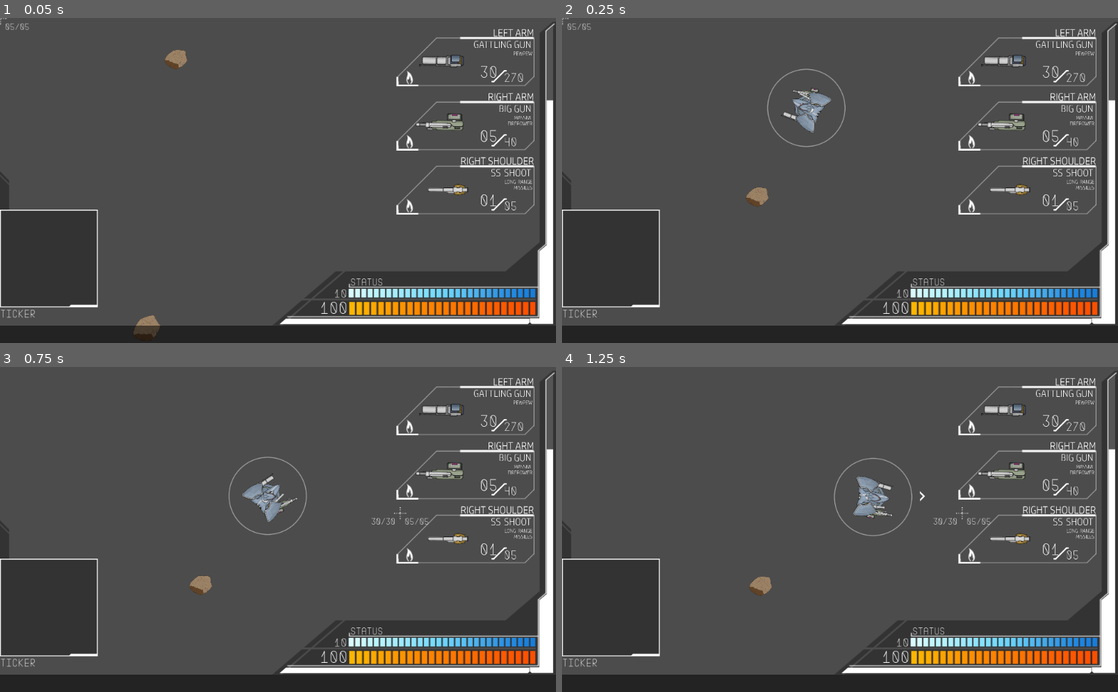
Above: before the commit, frames 1-4 (two rows, left to right).
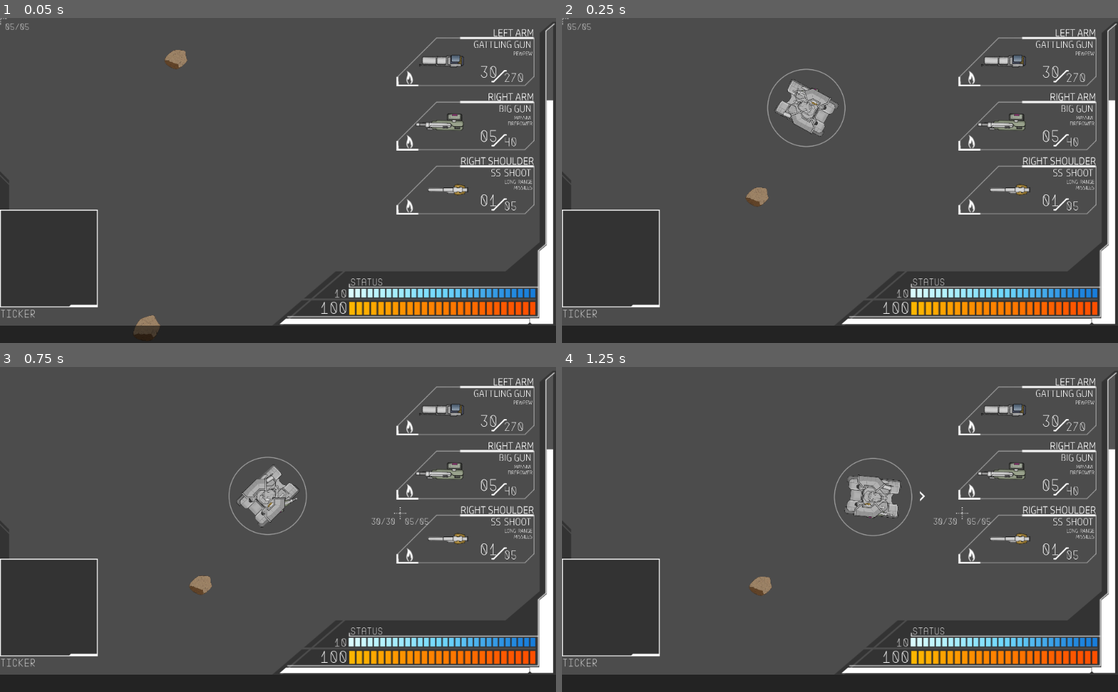
Above: after the commit, the same moments.

Repository: Littlerun-Bastion/Soulless-Steel
Game: Godot game, scene res://game/arena/Arena.tscn
The game is run twice, just before and just after one commit, with the same random seed, the same clock (stepped at 60 frames per second) and the same inputs.
Inputs (mouse positions are in pixels of both pictures, inside the frame that each line leads up to):
- Up to frame 1 (0.05 s): no input
- Up to frame 2 (0.25 s): no input
- Up to frame 3 (0.75 s): move the mouse to (400, 513) at 0.52 s; hold D (right) from 0.53 s (still down); hold F (honk) from 0.53 s (still down)
- Up to frame 4 (1.25 s): keep holding D (right); keep holding F (honk)

Frame 1 is identical in both runs. In frame 2, 0.9% of the frame differs, in the area x 38-50%, y 18-37%; in frame 3, 0.9%, in the area x 42-54%, y 30-50%; in frame 4, 0.9%.

Commit message:
New set of mecha parts + variable offsets based on core

Diff:
--- a/project/database/parts/core.gd
+++ b/project/database/parts/core.gd
@@ -3,3 +3,8 @@
 export var image: Resource
 export var collision: PoolVector2Array
 export var weight:= 300
+export var head_offset := Vector2(0, 0)
+export var left_shoulder_offset := Vector2(-10, 10)
+export var right_shoulder_offset := Vector2(10, 10)
+export var head_port : Resource
+export var head_port_offset := Vector2()
--- a/project/database/parts/cores/core_test.tres
+++ b/project/database/parts/cores/core_test.tres
@@ -8,3 +8,7 @@
 image = ExtResource( 2 )
 collision = PoolVector2Array( 0.48, -97.6, -18.5, -71.6, -42.5, -53.6, -59.5, -40.6, -59.5, -23.6, -48.5, 76.3, -20.5, 72.3, 18.4, 71.3, 50.4, 78.3, 61.4, 31.3, 59.4, -38.6, 40.4, -58.6, 20.4, -68.6 )
 weight = 300
+head_offset = Vector2( 0, 0 )
+left_shoulder_offset = Vector2( -73, 40 )
+right_shoulder_offset = Vector2( 76, 40 )
+head_port_offset = Vector2( 0, 0 )
--- /dev/null
+++ b/project/database/parts/cores/core_test2.tres
@@ -0,0 +1,16 @@
+[gd_resource type="Resource" load_steps=4 format=2]
+
+[ext_resource path="res://database/parts/core.gd" type="Script" id=1]
+[ext_resource path="res://assets/images/mechas/cores/T-01-C.png" type="Texture" id=2]
+[ext_resource path="res://assets/images/mechas/cores/T-01-C head port.png" type="Texture" id=3]
+
+[resource]
+script = ExtResource( 1 )
+image = ExtResource( 2 )
+collision = PoolVector2Array( 57, -89, 23, -89, 8, -75, -12, -75, 27, -90, -62, -90, -79, -73, -84, -45, -85, 42, -59, 77, -38, 78, -36, 71, -26, 60, 21, 60, 31, 71, 32, 78, 55, 78, 80, 40, 81, 27, 77, -45, 72, -75 )
+weight = 300
+head_offset = Vector2( 0, -13 )
+left_shoulder_offset = Vector2( -70, 16 )
+right_shoulder_offset = Vector2( 70, 16 )
+head_port = ExtResource( 3 )
+head_port_offset = Vector2( 0, -13 )
--- /dev/null
+++ b/project/database/parts/heads/head_test2.tres
@@ -0,0 +1,10 @@
+[gd_resource type="Resource" load_steps=3 format=2]
+
+[ext_resource path="res://database/parts/head.gd" type="Script" id=1]
+[ext_resource path="res://assets/images/mechas/heads/T-01H.png" type="Texture" id=2]
+
+[resource]
+script = ExtResource( 1 )
+image = ExtResource( 2 )
+rotation_acc = 8
+rotation_range = 45.0
--- /dev/null
+++ b/project/database/parts/legs.gd
@@ -0,0 +1,3 @@
+extends Resource
+
+export var image: Resource
--- /dev/null
+++ b/project/database/parts/legs/legs_test.tres
@@ -0,0 +1,8 @@
+[gd_resource type="Resource" load_steps=3 format=2]
+
+[ext_resource path="res://database/parts/legs.gd" type="Script" id=1]
+[ext_resource path="res://assets/images/mechas/legs/T-01-TR.png" type="Texture" id=2]
+
+[resource]
+script = ExtResource( 1 )
+image = ExtResource( 2 )
--- a/project/assets/images/mechas/cores/zh01-c.png.import
+++ b/project/database/parts/shoulder_weapons/test_weapon2.tres
@@ -1,34 +1,22 @@
-[remap]
+[gd_resource type="Resource" load_steps=4 format=2]
 
-importer="texture"
-type="StreamTexture"
-path="res://.import/zh01-c.png-8e3c4cd11caf1ca37418514bf92615e6.stex"
-metadata={
-"vram_texture": false
-}
+[ext_resource path="res://database/parts/shoulder_weapon.gd" type="Script" id=1]
+[ext_resource path="res://assets/images/mechas/shoulder_weapons/SIN-T-01-missile.png" type="Texture" id=2]
+[ext_resource path="res://database/parts/projectiles/simple_projectile.tres" type="Resource" id=3]
 
-[deps]
-
-source_file="res://assets/images/mechas/cores/zh01-c.png"
-dest_files=[ "res://.import/zh01-c.png-8e3c4cd11caf1ca37418514bf92615e6.stex" ]
-
-[params]
-
-compress/mode=0
-compress/lossy_quality=0.7
-compress/hdr_mode=0
-compress/bptc_ldr=0
-compress/normal_map=0
-flags/repeat=0
-flags/filter=true
-flags/mipmaps=false
-flags/anisotropic=false
-flags/srgb=2
-process/fix_alpha_border=true
-process/premult_alpha=false
-process/HDR_as_SRGB=false
-process/invert_color=false
-stream=false
-size_limit=0
-detect_3d=true
-svg/scale=1.0
+[resource]
+script = ExtResource( 1 )
+name = "SS-BigShoot"
+type = "Long-Range Missiles"
+image = ExtResource( 2 )
+shooting_pos = Vector2( 0, -38 )
+projectile = ExtResource( 3 )
+damage_modifier = 40.0
+recoil_force = 20.0
+fire_rate = 1.0
+auto_fire = false
+bullet_accuracy_margin = 0
+bullet_spread = 0
+total_ammo = 5
+clip_size = 1
+reload_speed = 1.0
--- /dev/null
+++ b/project/database/parts/shoulders/shoulder_test2_left.tres
@@ -0,0 +1,10 @@
+[gd_resource type="Resource" load_steps=3 format=2]
+
+[ext_resource path="res://database/parts/shoulder.gd" type="Script" id=1]
+[ext_resource path="res://assets/images/mechas/shoulders/T01-SH-L.png" type="Texture" id=2]
+
+[resource]
+script = ExtResource( 1 )
+image = ExtResource( 2 )
+collision = PoolVector2Array( -76, -38, -29, 10, -33, 16, -37, 12.5, -58.5, 33.5, -58, 71, -45, 71, -44, 84, -78, 118, -116.5, 118, -116.5, 110, -113.5, 110, -114, 2 )
+side = 0
--- /dev/null
+++ b/project/database/parts/shoulders/shoulder_test2_right.tres
@@ -0,0 +1,10 @@
+[gd_resource type="Resource" load_steps=3 format=2]
+
+[ext_resource path="res://database/parts/shoulder.gd" type="Script" id=1]
+[ext_resource path="res://assets/images/mechas/shoulders/T01-SH-R.png" type="Texture" id=2]
+
+[resource]
+script = ExtResource( 1 )
+image = ExtResource( 2 )
+collision = PoolVector2Array( 80, -37.5, 31, 11, 35, 16, 40, 11, 62, 34, 62, 72, 48, 72, 48, 84, 81, 117, 120, 117, 120, 110, 117, 110, 117, 3, 84, -30, 86, -34 )
+side = 1
--- a/project/game/mecha/Enemy.gd
+++ b/project/game/mecha/Enemy.gd
@@ -44,12 +44,13 @@
 	all_mechas = _all_mechas
 	navigation_node = _path_stuff
 	set_max_life(100)
+	set_core("core_test")
+	set_head("head_test")
+	set_legs(false)
 	set_arm_weapon("test_weapon1", SIDE.RIGHT)
 	set_arm_weapon("test_weapon1", SIDE.LEFT)
 	set_shoulder_weapon("test_weapon1", SIDE.RIGHT)
 	set_shoulder_weapon("test_weapon1", SIDE.LEFT)
-	set_head("head_test")
-	set_core("core_test")
 	set_shoulder("shoulder_test_left", SIDE.LEFT)
 	set_shoulder("shoulder_test_right", SIDE.RIGHT)
 
--- a/project/game/mecha/Mecha.gd
+++ b/project/game/mecha/Mecha.gd
@@ -35,6 +35,7 @@
 var shoulder_weapon_right = null
 var head = null
 var core = null
+var legs = null
 
 
 func set_max_life(value):
@@ -157,12 +158,32 @@
 	$Core.texture = part_data.image
 	$CoreCollision.polygon = part_data.collision
 	core = part_data
+	if core.head_port != null:
+		$Core/HeadPort.texture = core.head_port
+		$Core/HeadPort.position = core.head_port_offset
+		$Core/HeadPort.show()
+	else:
+		$Core/HeadPort.texture = null
+		$Core/HeadPort.hide()
+
+func set_legs(part_name):
+	if not part_name:
+		legs = null
+		$Legs.texture = null
+		return
+
+	var part_data = PartManager.get_part("legs", part_name)
+	$Legs.texture = part_data.image
+	legs = part_data
+
 
 
 func set_head(part_name):
 	var part_data = PartManager.get_part("head", part_name)
 	$Head.texture = part_data.image
 	head = part_data
+	if core:
+		$Head.position = core.head_offset
 
 
 func set_shoulder(part_name, side):
@@ -172,9 +193,13 @@
 	if side == SIDE.LEFT:
 		node = $LeftShoulder
 		collision_node = $LeftShoulderCollision
+		if core:
+			node.position = core.left_shoulder_offset
 	elif side == SIDE.RIGHT:
 		node = $RightShoulder
 		collision_node = $RightShoulderCollision
+		if core:
+			node.position = core.right_shoulder_offset
 	else:
 		push_error("Not a valid side: " + str(side))
 
--- a/project/game/mecha/Mecha.tscn
+++ b/project/game/mecha/Mecha.tscn
@@ -1,28 +1,39 @@
-[gd_scene load_steps=11 format=2]
+[gd_scene load_steps=14 format=2]
 
 [ext_resource path="res://game/mecha/Mecha.gd" type="Script" id=1]
 [ext_resource path="res://assets/images/mechas/arm_weapons/zh01-gun2.png" type="Texture" id=2]
-[ext_resource path="res://assets/images/mechas/shoulders/zh01-a_right.png" type="Texture" id=3]
-[ext_resource path="res://assets/images/mechas/cores/zh01-c.png" type="Texture" id=4]
+[ext_resource path="res://assets/images/mechas/cores/T-01-C.png" type="Texture" id=3]
+[ext_resource path="res://assets/images/mechas/shoulders/T01-SH-R.png" type="Texture" id=4]
 [ext_resource path="res://assets/images/mechas/arm_weapons/zh01-gun1.png" type="Texture" id=5]
-[ext_resource path="res://assets/images/mechas/shoulders/zh01-a_left.png" type="Texture" id=6]
-[ext_resource path="res://assets/images/mechas/heads/zh01-h.png" type="Texture" id=7]
+[ext_resource path="res://assets/images/mechas/shoulders/T01-SH-L.png" type="Texture" id=6]
+[ext_resource path="res://assets/images/mechas/heads/T-01H.png" type="Texture" id=7]
 [ext_resource path="res://assets/images/mechas/shoulder_weapons/zh01-sh.png" type="Texture" id=8]
 [ext_resource path="res://assets/images/light.png" type="Texture" id=9]
 [ext_resource path="res://game/weapons/WeaponNode.gd" type="Script" id=10]
+[ext_resource path="res://assets/images/mechas/cores/T-01-C head port.png" type="Texture" id=11]
+[ext_resource path="res://assets/images/mechas/shoulder_weapons/SIN-T-01-missile.png" type="Texture" id=12]
+[ext_resource path="res://assets/images/mechas/legs/T-01-TR.png" type="Texture" id=13]
 
 [node name="Mecha" type="KinematicBody2D" groups=[
 "mecha",
 ]]
 script = ExtResource( 1 )
 
+[node name="Legs" type="Sprite" parent="."]
+texture = ExtResource( 13 )
+
 [node name="Core" type="Sprite" parent="."]
-texture = ExtResource( 4 )
+texture = ExtResource( 3 )
+
+[node name="HeadPort" type="Sprite" parent="Core"]
+position = Vector2( 0, -13 )
+texture = ExtResource( 11 )
 
 [node name="Decals" type="Node2D" parent="Core"]
 light_mask = 32
 
 [node name="Head" type="Sprite" parent="."]
+position = Vector2( 0, -20 )
 texture = ExtResource( 7 )
 
 [node name="ArmWeaponLeft" type="Sprite" parent="."]
@@ -45,11 +56,11 @@
 
 [node name="ShoulderWeaponLeft" type="Sprite" parent="."]
 position = Vector2( -50, 8 )
-texture = ExtResource( 8 )
+texture = ExtResource( 12 )
 script = ExtResource( 10 )
 
 [node name="ShootingPos" type="Position2D" parent="ShoulderWeaponLeft"]
-position = Vector2( 2, -75 )
+position = Vector2( 0, -38 )
 
 [node name="ShoulderWeaponRight" type="Sprite" parent="."]
 position = Vector2( 50, 8 )
@@ -60,15 +71,15 @@
 position = Vector2( 2, -75 )
 
 [node name="LeftShoulder" type="Sprite" parent="."]
-position = Vector2( -73, 40 )
+position = Vector2( -70, 16 )
 texture = ExtResource( 6 )
 
 [node name="Decals" type="Node2D" parent="LeftShoulder"]
 light_mask = 64
 
 [node name="RightShoulder" type="Sprite" parent="."]
-position = Vector2( 76, 40 )
-texture = ExtResource( 3 )
+position = Vector2( 70, 16 )
+texture = ExtResource( 4 )
 
 [node name="Decals" type="Node2D" parent="RightShoulder"]
 light_mask = 128
@@ -81,7 +92,7 @@
 [node name="CoreCollision" type="CollisionPolygon2D" parent="."]
 visible = false
 position = Vector2( 2.51985, 5.66965 )
-polygon = PoolVector2Array( 0.48015, -97.6696, -18.5198, -71.6696, -42.5199, -53.6697, -59.5199, -40.6697, -59.5199, -23.6697, -48.5199, 76.3304, -20.5198, 72.3304, 18.4802, 71.3304, 50.4801, 78.3304, 61.4801, 31.3303, 59.4801, -38.6697, 40.4801, -58.6697, 20.4802, -68.6696 )
+polygon = PoolVector2Array( 56.9801, -88.6696, 22.9802, -89.1696, 8.48015, -75.1696, -12.0198, -74.6696, -26.5198, -90.1696, -61.5199, -89.6696, -78.5199, -72.6696, -82.0199, -43.6697, -85.0199, 41.3303, -58.5199, 76.3304, -37.5199, 77.8304, -36.5199, 71.3304, -26.0198, 59.8303, 21.4802, 60.3303, 31.4802, 71.3304, 32.4801, 77.8304, 54.9801, 78.3304, 79.9801, 39.8303, 80.9801, 26.8303, 77.4801, -45.1697, 72.4801, -74.6696 )
 
 [node name="LeftShoulderCollision" type="CollisionPolygon2D" parent="."]
 visible = false
@@ -89,4 +100,4 @@
 
 [node name="RightShoulderCollision" type="CollisionPolygon2D" parent="."]
 visible = false
-polygon = PoolVector2Array( 78, -28, 30, 12, 47, 39, 51, 54, 44, 67, 103, 101, 112, 89, 111, 45, 100, 10 )
+polygon = PoolVector2Array( 79.6946, -37.5237, 30.9226, 11.2483, 35.1271, 15.8732, 39.752, 10.8278, 61.6153, 33.9525, 62.4562, 71.7928, 48.1609, 72.2133, 47.7405, 84.4063, 80.9559, 116.781, 120.058, 116.781, 120.058, 110.054, 116.694, 109.633, 117.535, 2.83932, 84.3195, -29.5352, 86.4217, -33.7397 )
--- a/project/game/mecha/PartManager.gd
+++ b/project/game/mecha/PartManager.gd
@@ -7,6 +7,7 @@
 onready var SHOULDERS = {}
 onready var CORES = {}
 onready var HEADS = {}
+onready var LEGS = {}
 onready var PROJECTILES = {}
 
 
@@ -20,6 +21,7 @@
 	load_parts("shoulders", SHOULDERS)
 	load_parts("cores", CORES)
 	load_parts("heads", HEADS)
+	load_parts("legs", LEGS)
 	load_parts("projectiles", PROJECTILES)
 
 
@@ -34,7 +36,7 @@
 				dict[file_name.replace(".tres", "")] = load(path + file_name)
 			file_name = dir.get_next()
 	else:
-		push_error("An error occurred when trying to access sfxs path.")
+		push_error("An error occurred when trying to access part path.")
 		assert(false)
 
 
@@ -54,6 +56,9 @@
 	elif type == "head":
 		assert(HEADS.has(name), "Not a existent head part: " + str(name))
 		return HEADS[name]
+	elif type == "legs":
+		assert(LEGS.has(name), "Not a existent legs part: " + str(name))
+		return LEGS[name]
 	elif type == "projectile":
 		assert(PROJECTILES.has(name), "Not a existent projectile: " + str(name))
 		return PROJECTILES[name]
--- a/project/game/mecha/Player.gd
+++ b/project/game/mecha/Player.gd
@@ -83,14 +83,15 @@
 
 func setup():
 	set_max_life(100)
+	set_core("core_test2")
+	set_head("head_test2")
+	set_legs("legs_test")
 	set_arm_weapon("test_weapon1", SIDE.LEFT)
 	set_arm_weapon("test_weapon2", SIDE.RIGHT)
 	set_shoulder_weapon("test_weapon1", SIDE.RIGHT)
 	set_shoulder_weapon(false, SIDE.LEFT)
-	set_head("head_test")
-	set_core("core_test")
-	set_shoulder("shoulder_test_left", SIDE.LEFT)
-	set_shoulder("shoulder_test_right", SIDE.RIGHT)
+	set_shoulder("shoulder_test2_left", SIDE.LEFT)
+	set_shoulder("shoulder_test2_right", SIDE.RIGHT)
 
 
 func set_arm_weapon(part_name, side):
--- a/project/game/weapons/RegularProjectile.gd
+++ b/project/game/weapons/RegularProjectile.gd
@@ -34,4 +34,5 @@
 		body.take_damage(damage)
 		body.knockback(global_position, 100*damage/float(body.get_max_hp()))
 
-	queue_free()
+	if not body.is_in_group("mecha") or body != original_mecha:
+		queue_free()
Binary file added: project/assets/images/mechas/cores/T-01-C head port.png
Not shown, added: project/assets/images/mechas/cores/T-01-C head port.png.import
Binary file added: project/assets/images/mechas/cores/T-01-C.png
Not shown, added: project/assets/images/mechas/cores/T-01-C.png.import
Binary file added: project/assets/images/mechas/heads/T-01H.png
Not shown, added: project/assets/images/mechas/heads/T-01H.png.import
Binary file added: project/assets/images/mechas/legs/T-01-TR.png
Not shown, added: project/assets/images/mechas/legs/T-01-TR.png.import
Binary file added: project/assets/images/mechas/shoulder_weapons/SIN-T-01-missile.png
Not shown, added: project/assets/images/mechas/shoulder_weapons/SIN-T-01-missile.png.import
Binary file added: project/assets/images/mechas/shoulders/T01-SH-L.png
Not shown, added: project/assets/images/mechas/shoulders/T01-SH-L.png.import
(and 2 more such lines)
